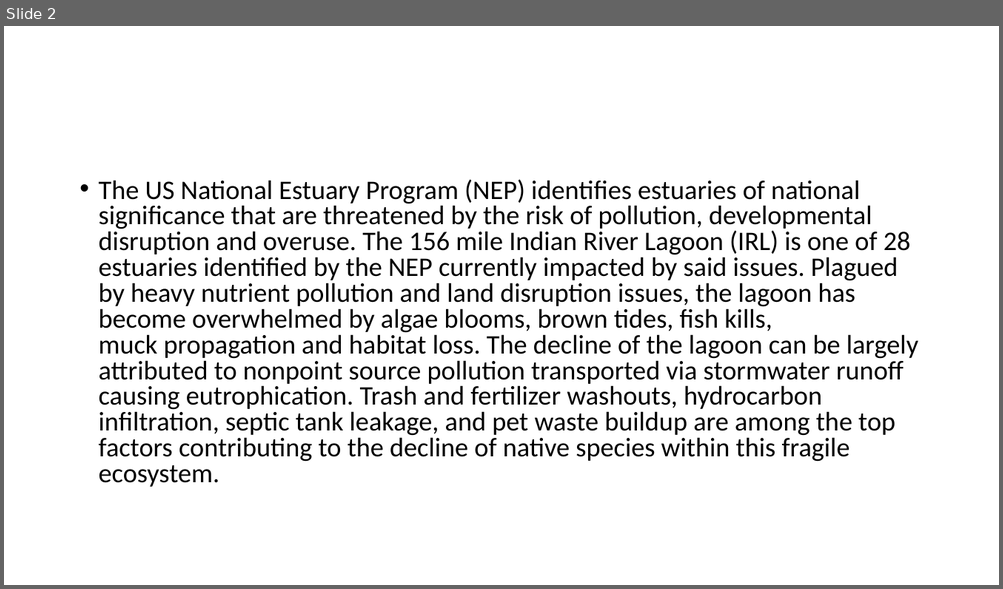
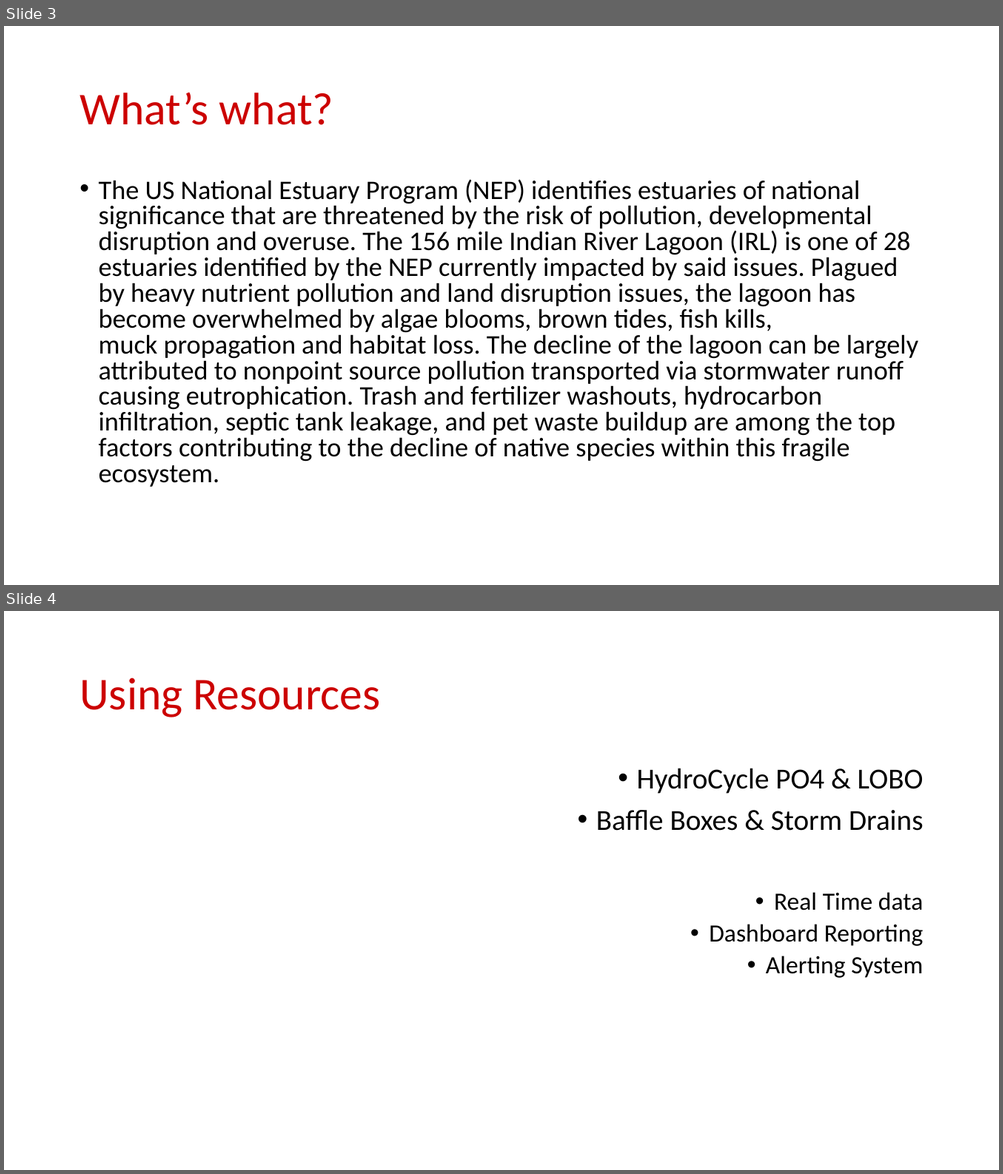
Before and after one commit to bbalboa/dedpool, a slide deck: PRESENTATION/Mitigati0n h4x.pptx. Shown one above the other, each under a label of ours: slide 2 before the commit, slides 3 and 4 after it. The pictures are 1003x589 and 1003x1174 pixels, drawn with LibreOffice and Linux fonts; fonts in the diff are those of the drawing; background and template pictures are left out. Boxes give left, top, right and bottom in pixels: in the first picture for what was removed or moved away, otherwise in the second. Text is boxed around its words. In the diff, an @@ line names an element or a change of style, - is before the commit and + after.

```diff
--- a/PRESENTATION/Mitigati0n h4x.pptx
+++ b/PRESENTATION/Mitigati0n h4x.pptx
@@ slide 4 added at [4, 611, 999, 1170], background picture (left out) @@
@@ title added at [79, 678, 380, 718], 44 pt, text #CC0000 @@
+Using Resources
@@ text added at [596, 768, 923, 978], 24 pt, text #000000 @@
+• HydroCycle PO4 & LOBO
+• Baffle Boxes & Storm Drains
+• Real Time data
+  • Dashboard Reporting
+  • Alerting System
@@ what was slide 2 is now slide 3 @@
@@ slide 3 changed as well @@
@@ title added at [79, 93, 333, 125], 44 pt, text #CC0000 @@
+What’s what?
```
Also in this commit, not shown: 1 other slide changed, 4 other slides added, 6 other files.
